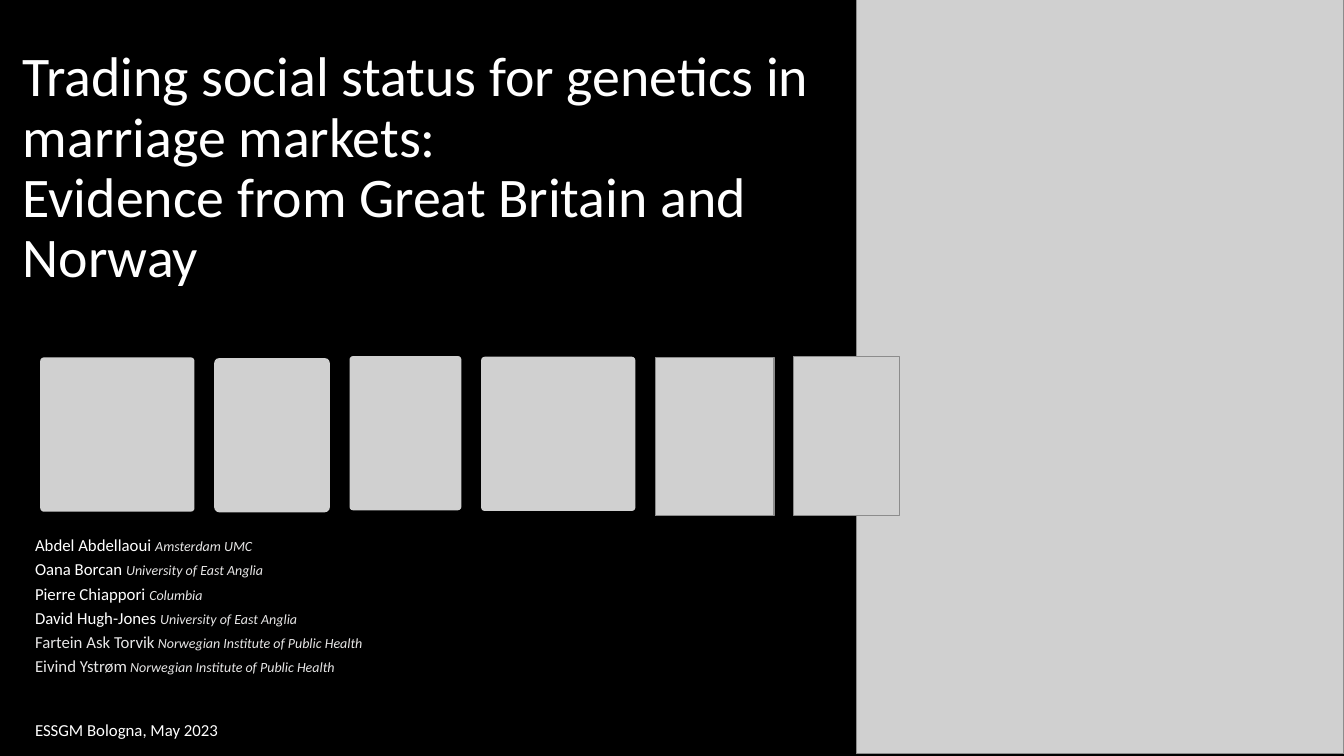
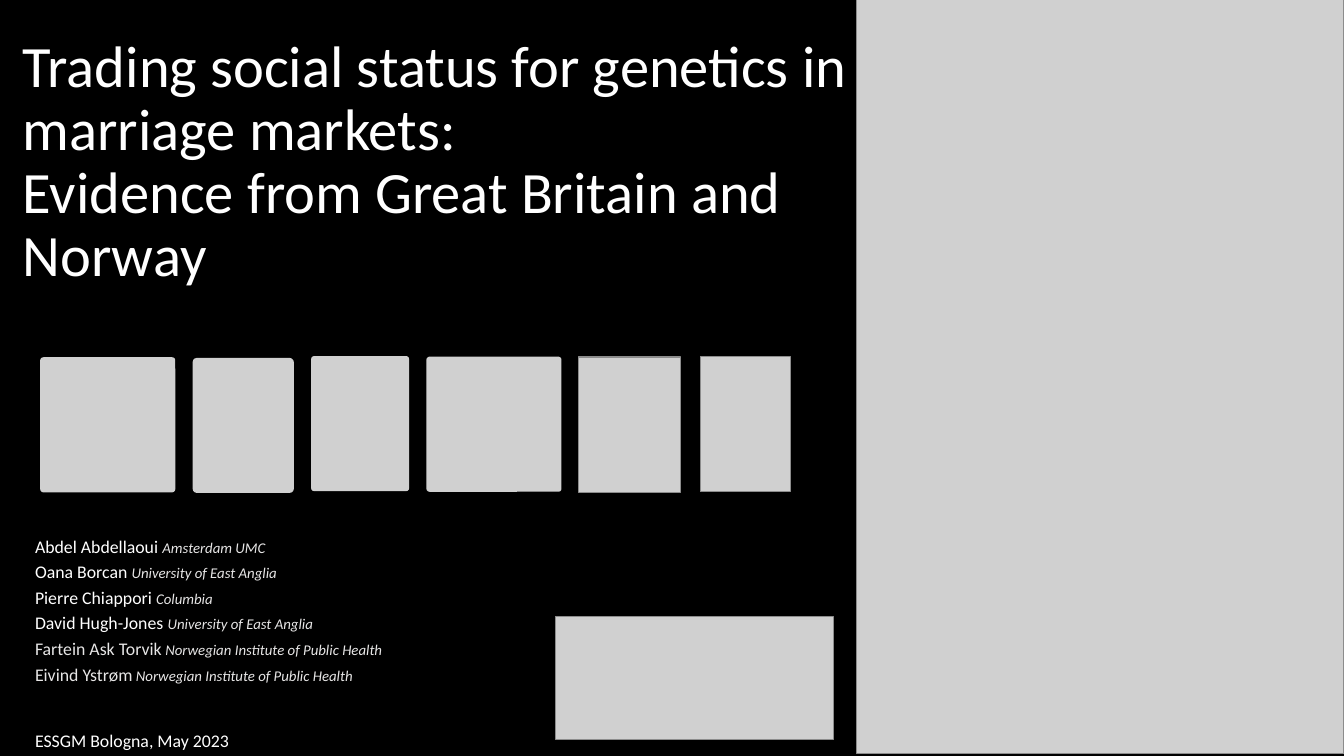
Before and after one commit to hughjonesd/trading-genetics, a slide deck: slide 1 of ESSGM Bologna 2023 presentation.pptx. Drawn at 1344x756 pixels with LibreOffice and Linux fonts; fonts in the diff are those of the drawing; grey boxes stand for pictures. Boxes give left, top, right and bottom in pixels: in the first picture for what was removed or moved away, otherwise in the second. Text is boxed around its words. In the diff, an @@ line names an element or a change of style, - is before the commit and + after.

Commit message:
Update Bologna presentation

```diff
--- a/ESSGM Bologna 2023 presentation.pptx
+++ b/ESSGM Bologna 2023 presentation.pptx
@@ title "Trading social status for genetics ..." at (23,46,846,286): size 39.8 to 41.8 pt @@
@@ picture: place and size @@
-picture at (40,358,195,512)
+picture at (40,357,175,492)
@@ picture: place and size @@
-picture at (214,358,330,512)
+picture at (193,358,294,493)
@@ picture: place and size @@
-picture at (350,356,462,510)
+picture at (312,356,409,491)
@@ picture: place and size @@
-picture at (481,357,635,511)
+picture at (426,357,562,492)
@@ picture: place and size @@
-picture at (655,357,774,515)
+picture at (579,357,681,492)
@@ picture: place and size @@
-picture at (793,357,899,515)
+picture at (701,357,790,492)
@@ subtitle "Abdel Abdellaoui Amsterdam UMC Oana ..." at (35,540,382,750): size 12 to 12.7 pt in "Abdel Abdellaoui Oana Borcan Pierre Chiappori David ...", "ESSGM Bologna, May 2023"; size 10 to 10.6 pt in "Amsterdam UMC University of East Anglia Columbia ..." @@
@@ picture added at (556,617,834,740) @@
```
Also in this commit, not shown: 14 other slides changed, 4 slides added, 4 slides removed, 1 other file.
